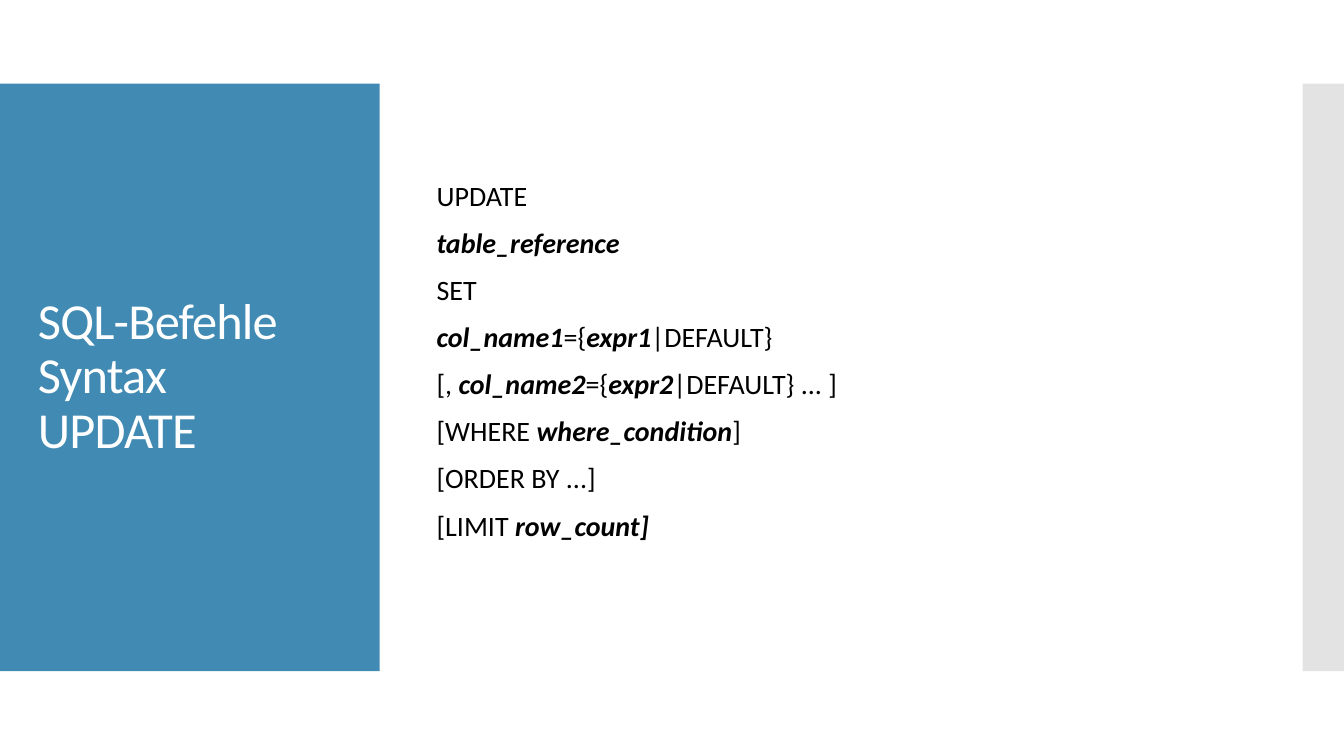
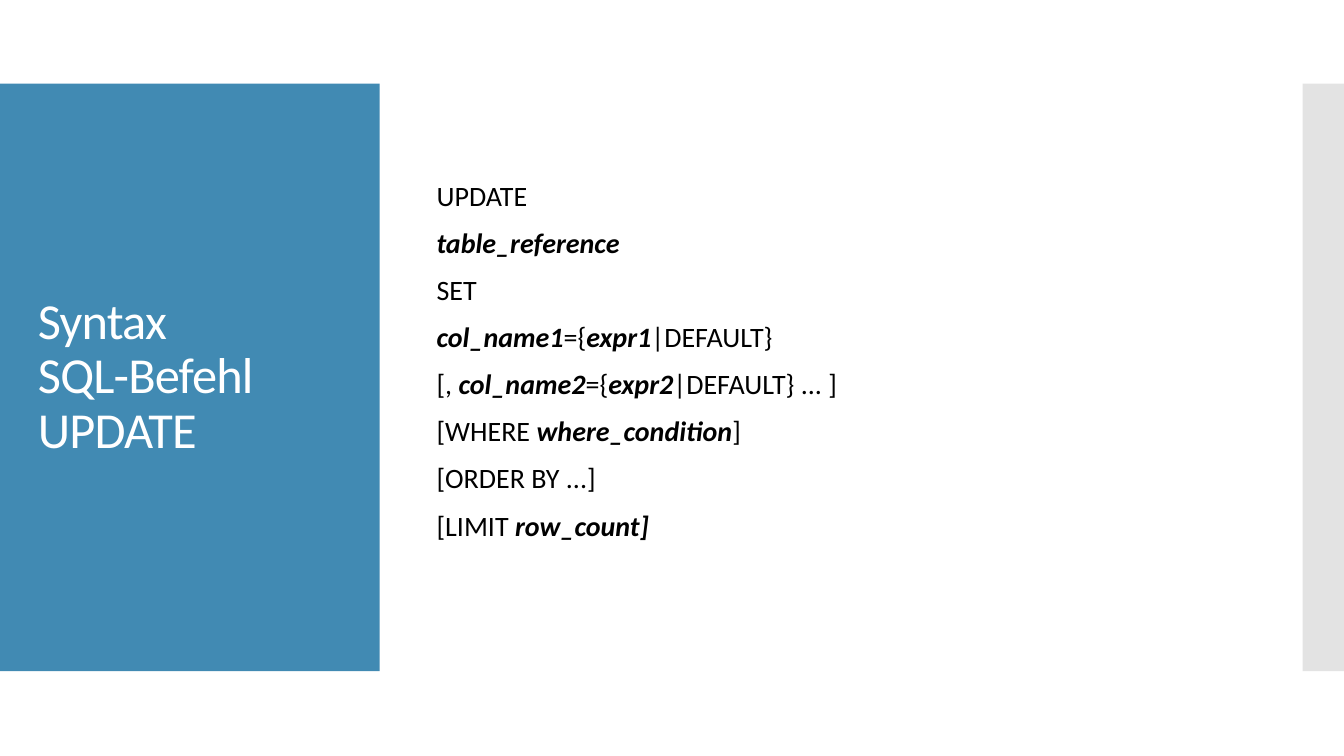
Before and after one commit to Tom433/ePortfolio, a slide deck: slide 13 of e-Portfolio MySQL.pptx (slide 14 before the commit). Drawn at 1344x756 pixels with LibreOffice and Linux fonts; fonts in the diff are those of the drawing. Boxes give left, top, right and bottom in pixels: in the first picture for what was removed or moved away, otherwise in the second. Text is boxed around its words. In the diff, an @@ line names an element or a change of style, - is before the commit and + after.

```diff
--- a/e-Portfolio MySQL.pptx
+++ b/e-Portfolio MySQL.pptx
@@ title at <box>38,306,254,449</box>: text changed @@
-SQL-Befehle Syntax
-UPDATE
+Syntax
+SQL-Befehl
+UPDATE
```
Also in this commit, not shown: 5 other slides changed.
